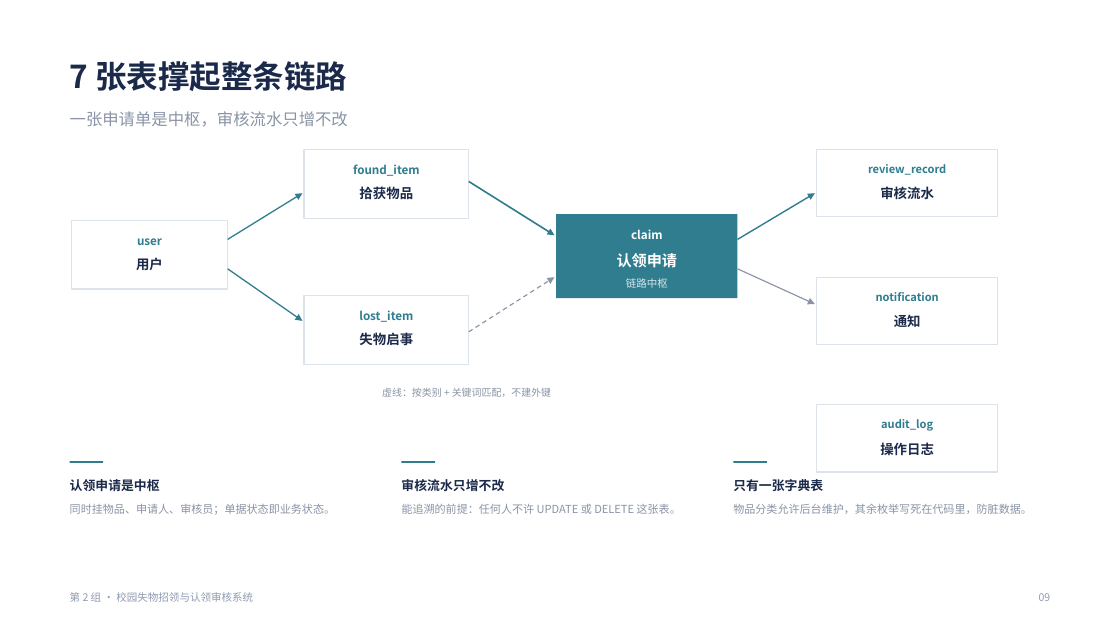
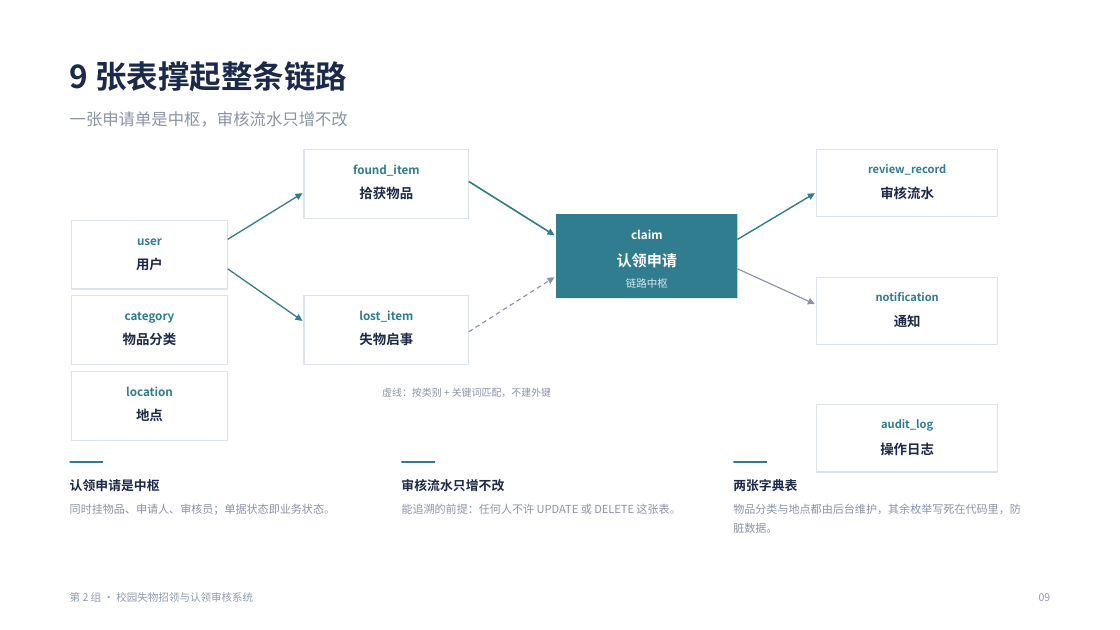
Before and after one commit to wbdgbkbdjsj/campus-lost-and-found, a slide deck: slide 9 of 校园失物招领-第2组/doc/25-答辩PPT-第2组.pptx. Drawn at 1120x630 pixels with LibreOffice and Linux fonts; fonts in the diff are those of the drawing. Boxes give left, top, right and bottom in pixels: in the first picture for what was removed or moved away, otherwise in the second. Text is boxed around its words. In the diff, an @@ line names an element or a change of style, - is before the commit and + after.

```diff
--- a/校园失物招领-第2组/doc/25-答辩PPT-第2组.pptx
+++ b/校园失物招领-第2组/doc/25-答辩PPT-第2组.pptx
@@ text at bbox=[70, 61, 347, 91]: text changed @@
-7 张表撑起整条链路
+9 张表撑起整条链路
@@ rectangle added at bbox=[71, 296, 228, 365], fill #FFFFFF, outline #DDE3EB 1 pt @@
@@ text added at bbox=[125, 311, 175, 323], 10 pt, text #2F7D8F, bold @@
+category
@@ text added at bbox=[123, 332, 177, 345], 11.5 pt, text #1B2A4A, bold @@
+物品分类
@@ rectangle added at bbox=[71, 371, 228, 440], fill #FFFFFF, outline #DDE3EB 1 pt @@
@@ text added at bbox=[126, 386, 173, 396], 10 pt, text #2F7D8F, bold @@
+location
@@ text added at bbox=[136, 408, 163, 421], 11.5 pt, text #1B2A4A, bold @@
+地点
@@ text at bbox=[733, 479, 797, 491]: text changed @@
-只有一张字典表
+两张字典表
@@ text at bbox=[733, 504, 1021, 533]: text changed @@
-物品分类允许后台维护，其余枚举写死在代码里，防脏数据。
+物品分类与地点都由后台维护，其余枚举写死在代码里，防脏数据。
```
Also in this commit, not shown: 7 other slides changed, 13 other files.
